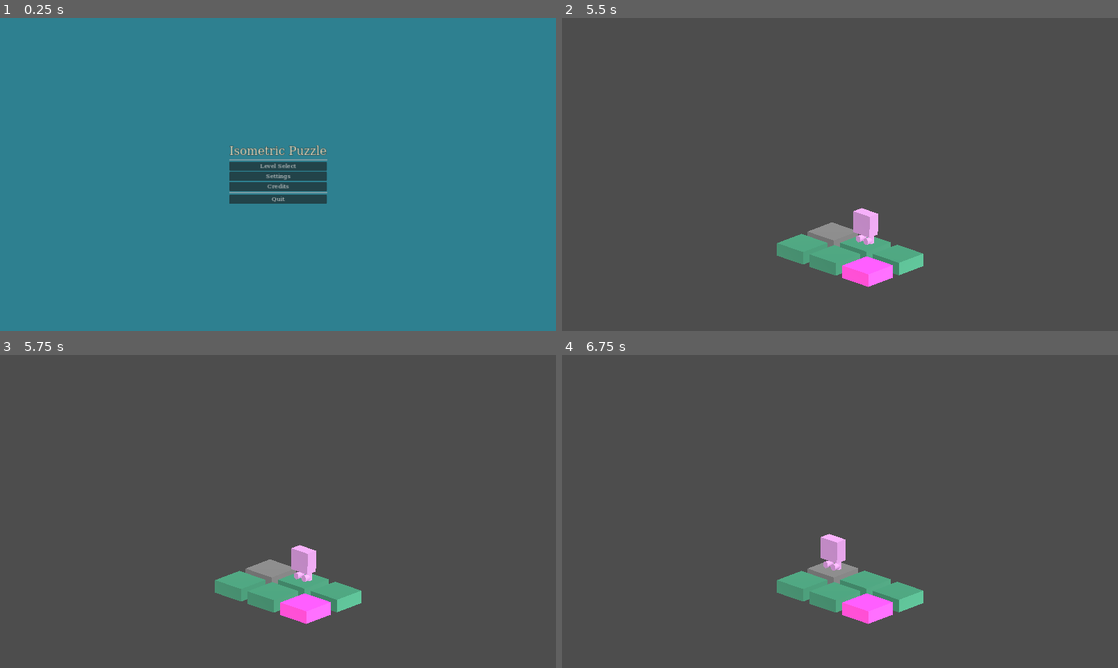
Above: before the commit, frames 1-4 (two rows, left to right).
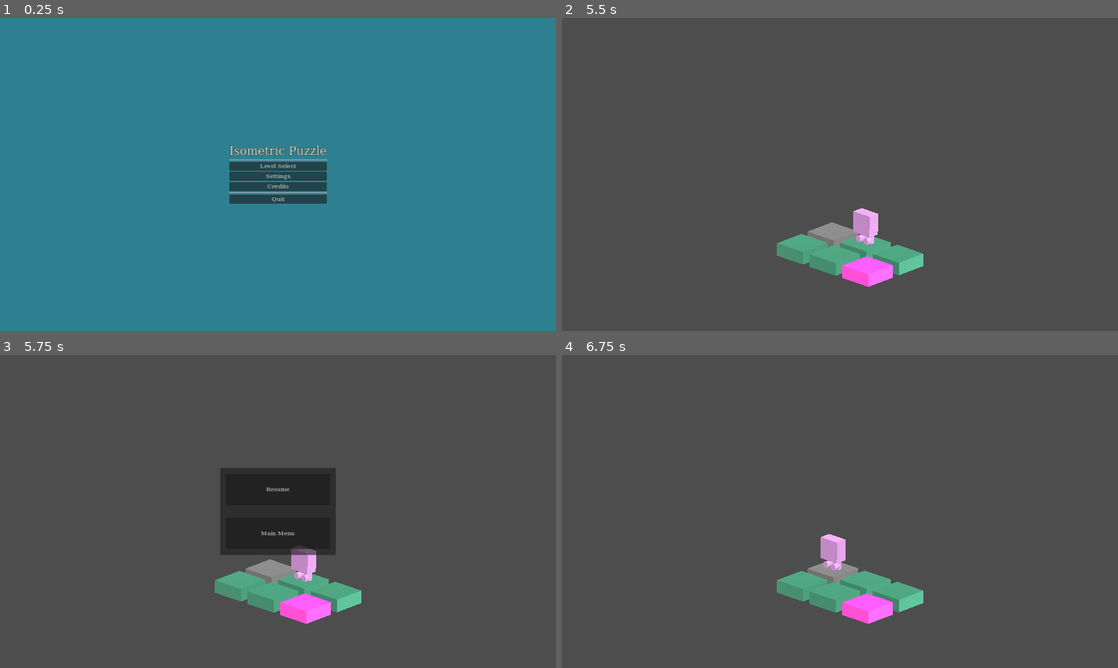
Above: after the commit, the same moments.

Repository: JakeDaSpud/triso
Game: Godot game, scene res://Scenes/Menus/StartMenu.tscn
The game is run twice, just before and just after one commit, with the same random seed, the same clock (stepped at 60 frames per second) and the same inputs.
Inputs (mouse positions are in pixels of both pictures, inside the frame that each line leads up to):
- Up to frame 1 (0.25 s): no input
- Up to frame 2 (5.5 s): click "Level Select" at 0.5 s; click "Play" at 1.25 s; tap Enter (ui_accept) at 2, 2.27, 2.75, 3.02, 3.5, 4.25, 4.52, 5, 5.27 s; move the mouse to (962, 158) at 2.02 s; hold D (Right) 2.03-2.78 s; click (962, 158) at 2.17 s; move the mouse to (728, 190) at 2.77 s; hold S (Down) 2.78-3.53 s; click (728, 190) at 2.92 s; move the mouse to (895, 105) at 3.52 s; hold D (Right) 3.53-4.28 s; click (895, 105) at 3.67 s; move the mouse to (812, 237) at 4.27 s; hold W (Up) 4.28-5.03 s; click (812, 237) at 4.42 s; move the mouse to (1006, 221) at 5.02 s; hold A (Left) from 5.03 s (still down); click (1006, 221) at 5.17 s
- Up to frame 3 (5.75 s): keep holding A (Left); tap Q (Pause, bound only after the commit) at 5.65 s
- Up to frame 4 (6.75 s): release A (Left) at 5.75 s; click (840, 489) at 5.75 s, where only the run after the commit has a clickable "Resume"; tap Enter (ui_accept) at 6.5 s; move the mouse to (673, 464) at 6.52 s; hold A (Left) from 6.53 s (still down); click (673, 464) at 6.67 s

Frames 1-2 are identical in both runs. In frame 3, 5.7% of the frame differs, in the area x 39-61%, y 36-64%; in frame 4, nothing differs.

Commit message:
:sparkles: all audio buses and related work, added GameManager, added working Pause Menu

Diff:
--- a/Scenes/Levels/Dynamic_Level.tscn
+++ b/Scenes/Levels/Dynamic_Level.tscn
@@ -1,6 +1,8 @@
-[gd_scene load_steps=2 format=3 uid="uid://023dl7lti4dx"]
+[gd_scene load_steps=4 format=3 uid="uid://023dl7lti4dx"]
 
 [ext_resource type="Script" path="res://Scripts/level_loader.gd" id="1_opnp5"]
+[ext_resource type="Script" path="res://Scenes/Levels/pause_menu.gd" id="2_8xam4"]
+[ext_resource type="Theme" uid="uid://bwxyf1daqa28p" path="res://Assets/Themes/normal_theme.tres" id="3_ho1sy"]
 
 [node name="Dynamic_Level" type="Node3D"]
 script = ExtResource("1_opnp5")
@@ -13,3 +15,71 @@
 transform = Transform3D(0.73038, -0.25, 0.635646, 0.00623601, 0.933013, 0.359789, -0.683013, -0.258819, 0.683013, 8, 6, 8)
 projection = 1
 size = 14.0
+
+[node name="PauseMenu" type="Control" parent="."]
+process_mode = 3
+visible = false
+layout_mode = 3
+anchors_preset = 8
+anchor_left = 0.5
+anchor_top = 0.5
+anchor_right = 0.5
+anchor_bottom = 0.5
+offset_left = -20.0
+offset_top = -20.0
+offset_right = 20.0
+offset_bottom = 20.0
+grow_horizontal = 2
+grow_vertical = 2
+size_flags_horizontal = 4
+size_flags_vertical = 4
+script = ExtResource("2_8xam4")
+
+[node name="PanelContainer" type="PanelContainer" parent="PauseMenu"]
+custom_minimum_size = Vector2(400, 300)
+layout_mode = 1
+anchors_preset = 8
+anchor_left = 0.5
+anchor_top = 0.5
+anchor_right = 0.5
+anchor_bottom = 0.5
+offset_left = -200.0
+offset_top = -150.0
+offset_right = 200.0
+offset_bottom = 150.0
+grow_horizontal = 2
+grow_vertical = 2
+
+[node name="VBoxContainer" type="VBoxContainer" parent="PauseMenu/PanelContainer"]
+layout_mode = 2
+
+[node name="MarginContainer" type="MarginContainer" parent="PauseMenu/PanelContainer/VBoxContainer"]
+layout_mode = 2
+size_flags_vertical = 3
+theme_override_constants/margin_left = 20
+theme_override_constants/margin_top = 20
+theme_override_constants/margin_right = 20
+theme_override_constants/margin_bottom = 20
+
+[node name="Resume" type="Button" parent="PauseMenu/PanelContainer/VBoxContainer/MarginContainer"]
+layout_mode = 2
+size_flags_vertical = 3
+theme = ExtResource("3_ho1sy")
+text = "Resume"
+
+[node name="MarginContainer2" type="MarginContainer" parent="PauseMenu/PanelContainer/VBoxContainer"]
+layout_mode = 2
+size_flags_vertical = 3
+theme_override_constants/margin_left = 20
+theme_override_constants/margin_top = 20
+theme_override_constants/margin_right = 20
+theme_override_constants/margin_bottom = 20
+
+[node name="LevelSelect" type="Button" parent="PauseMenu/PanelContainer/VBoxContainer/MarginContainer2"]
+layout_mode = 2
+size_flags_vertical = 3
+theme = ExtResource("3_ho1sy")
+text = "Main Menu"
+
+[connection signal="pressed" from="PauseMenu/PanelContainer/VBoxContainer/MarginContainer/Resume" to="PauseMenu" method="resume"]
+[connection signal="pressed" from="PauseMenu/PanelContainer/VBoxContainer/MarginContainer2/LevelSelect" to="PauseMenu" method="main_menu"]
--- /dev/null
+++ b/Scenes/Levels/pause_menu.gd
@@ -0,0 +1,20 @@
+extends Control
+
+func resume():
+	self.hide();
+	get_tree().paused = false;
+
+func pause():
+	get_tree().paused = true;
+	self.show();
+
+func main_menu():
+	get_tree().paused = false;
+	GameManager.go_to_menu();
+
+func _input(InputEvent) -> void:
+	if (Input.is_action_just_pressed("Pause")):
+		if (self.visible):
+			resume();
+		else:
+			pause();
--- a/Scenes/Menus/StartMenu.tscn
+++ b/Scenes/Menus/StartMenu.tscn
@@ -314,9 +314,9 @@
 [node name="Master_Slider" type="HSlider" parent="Settings/HBoxContainer/VBoxContainer/Master"]
 custom_minimum_size = Vector2(400, 0)
 layout_mode = 2
-step = 5.0
-value = 100.0
-rounded = true
+max_value = 1.0
+step = 0.05
+value = 1.0
 
 [node name="Music" type="BoxContainer" parent="Settings/HBoxContainer/VBoxContainer"]
 layout_mode = 2
@@ -334,9 +334,9 @@
 clip_contents = true
 custom_minimum_size = Vector2(400, 0)
 layout_mode = 2
-step = 5.0
-value = 100.0
-rounded = true
+max_value = 1.0
+step = 0.05
+value = 1.0
 
 [node name="SFX" type="BoxContainer" parent="Settings/HBoxContainer/VBoxContainer"]
 layout_mode = 2
@@ -354,9 +354,9 @@
 clip_contents = true
 custom_minimum_size = Vector2(400, 0)
 layout_mode = 2
-step = 5.0
-value = 100.0
-rounded = true
+max_value = 1.0
+step = 0.05
+value = 1.0
 
 [node name="HSeparator2" type="HSeparator" parent="Settings/HBoxContainer/VBoxContainer"]
 layout_mode = 2
@@ -623,12 +623,17 @@
 theme = ExtResource("3_fnmx3")
 text = "Back"
 
+[node name="BG_Music" type="AudioStreamPlayer" parent="."]
+
 [connection signal="pressed" from="Main/HBoxContainer/VBoxContainer/Level_Select_Button" to="." method="open_level_select_menu"]
 [connection signal="pressed" from="Main/HBoxContainer/VBoxContainer/Settings_Button" to="." method="open_settings_menu"]
 [connection signal="pressed" from="Main/HBoxContainer/VBoxContainer/Credits_Button" to="." method="open_credits_menu"]
 [connection signal="pressed" from="Main/HBoxContainer/VBoxContainer/Quit_Button" to="." method="quit"]
 [connection signal="toggled" from="Settings/HBoxContainer/VBoxContainer/Fullscreen/Fullscreen_Check" to="." method="settings_toggle_fullscreen"]
 [connection signal="item_selected" from="Settings/HBoxContainer/VBoxContainer/Resolution/Resolutions_Dropdown" to="." method="settings_set_resolution_and_window_size"]
+[connection signal="mouse_exited" from="Settings/HBoxContainer/VBoxContainer/Master/Master_Slider" to="." method="setting_set_master_volume"]
+[connection signal="mouse_exited" from="Settings/HBoxContainer/VBoxContainer/Music/Music_Slider" to="." method="setting_set_music_volume"]
+[connection signal="mouse_exited" from="Settings/HBoxContainer/VBoxContainer/SFX/SFX_Slider" to="." method="setting_set_sfx_volume"]
 [connection signal="pressed" from="Settings/HBoxContainer/VBoxContainer/Back_Button" to="." method="open_main_menu"]
 [connection signal="pressed" from="LevelSelect/NewLevelSelect/VBoxContainer/Back_Button" to="." method="open_main_menu"]
 [connection signal="pressed" from="Credits/HBoxContainer/VBoxContainer/Back_Button" to="." method="open_main_menu"]
--- a/Scenes/Menus/start_menu.gd
+++ b/Scenes/Menus/start_menu.gd
@@ -6,13 +6,29 @@
 var level_select : Control;
 var credits : Control;
 
+var settings_master_slider : Control;
+var settings_music_slider : Control;
+var settings_sfx_slider : Control;
+
 # Called when the node enters the scene tree for the first time.
 func _ready():
+
 	# Grab all Menus
 	main = $Main;
 	settings = $Settings;
 	level_select = $LevelSelect;
 	credits = $Credits;
+
+	# Grab all Audio Sliders
+	settings_master_slider = $Settings/HBoxContainer/VBoxContainer/Master/Master_Slider;
+	settings_music_slider = $Settings/HBoxContainer/VBoxContainer/Music/Music_Slider;
+	settings_sfx_slider = $Settings/HBoxContainer/VBoxContainer/SFX/SFX_Slider;
+
+	# Set Audio Defaults, grabbing by AudioServer index
+	settings_master_slider.value = db_to_linear(AudioServer.get_bus_volume_db(0));
+	settings_sfx_slider.value = db_to_linear(AudioServer.get_bus_volume_db(1));
+	settings_music_slider.value = db_to_linear(AudioServer.get_bus_volume_db(2));
+
 
 # Called every frame. 'delta' is the elapsed time since the previous frame.
 func _process(_delta):
@@ -80,6 +96,18 @@
 	elif (index == 10):
 		DisplayServer.window_set_size(Vector2i(640, 480));
 
+func setting_set_master_volume() -> void:
+	release_focus();
+	AudioServer.set_bus_volume_db(0, linear_to_db(settings_master_slider.value));
+
+func setting_set_sfx_volume() -> void:
+	release_focus();
+	AudioServer.set_bus_volume_db(1, linear_to_db(settings_sfx_slider.value));
+
+func setting_set_music_volume() -> void:
+	release_focus();
+	AudioServer.set_bus_volume_db(2, linear_to_db(settings_music_slider.value));
+
 # Close game window
 func quit() -> void:
 	get_tree().quit();
--- a/Scripts/level_loader.gd
+++ b/Scripts/level_loader.gd
@@ -224,12 +224,6 @@
 	add_child(_tile);
 
 
-# Called every frame. 'delta' is the elapsed time since the previous frame.
-func _input(delta) -> void:
-	if Input.is_mouse_button_pressed(MOUSE_BUTTON_LEFT):
-		pass;
-		#load_level("res");
-
 # Dramatic pause so the player can see the level get built, might be annoying for bigger levels
 func _wait(duration : float) -> void:
 	if (GameManager.level_waiting):
--- /dev/null
+++ b/default_bus_layout.tres
@@ -0,0 +1,15 @@
+[gd_resource type="AudioBusLayout" format=3 uid="uid://ckqx6csgc707d"]
+
+[resource]
+bus/1/name = &"SFX"
+bus/1/solo = false
+bus/1/mute = false
+bus/1/bypass_fx = false
+bus/1/volume_db = 0.0
+bus/1/send = &"Master"
+bus/2/name = &"Music"
+bus/2/solo = false
+bus/2/mute = false
+bus/2/bypass_fx = false
+bus/2/volume_db = 0.0
+bus/2/send = &"Master"
--- a/project.godot
+++ b/project.godot
@@ -71,10 +71,17 @@
 }
 Deny={
 "deadzone": 0.5,
+"events": [Object(InputEventKey,"resource_local_to_scene":false,"resource_name":"","device":-1,"window_id":0,"alt_pressed":false,"shift_pressed":false,"ctrl_pressed":false,"meta_pressed":false,"pressed":false,"keycode":0,"physical_keycode":4194305,"key_label":0,"unicode":0,"location":0,"echo":false,"script":null)
+, Object(InputEventKey,"resource_local_to_scene":false,"resource_name":"","device":-1,"window_id":0,"alt_pressed":false,"shift_pressed":false,"ctrl_pressed":false,"meta_pressed":false,"pressed":false,"keycode":0,"physical_keycode":4194325,"key_label":0,"unicode":0,"location":0,"echo":false,"script":null)
+, Object(InputEventJoypadButton,"resource_local_to_scene":false,"resource_name":"","device":-1,"button_index":1,"pressure":0.0,"pressed":false,"script":null)
+, Object(InputEventKey,"resource_local_to_scene":false,"resource_name":"","device":-1,"window_id":0,"alt_pressed":false,"shift_pressed":false,"ctrl_pressed":false,"meta_pressed":false,"pressed":false,"keycode":0,"physical_keycode":4194308,"key_label":0,"unicode":0,"location":0,"echo":false,"script":null)
+]
+}
+Pause={
+"deadzone": 0.5,
 "events": [Object(InputEventKey,"resource_local_to_scene":false,"resource_name":"","device":-1,"window_id":0,"alt_press …(192 unchanged characters)…
 , Object(InputEventKey,"resource_local_to_scene":false,"resource_name":"","device":-1,"window_id":0,"alt_pressed":false …(186 unchanged characters)…
-, Object(InputEventKey,"resource_local_to_scene":false,"resource_name":"","device":-1,"window_id":0,"alt_pressed":false,"shift_pressed":false,"ctrl_pressed":false,"meta_pressed":false,"pressed":false,"keycode":0,"physical_keycode":4194325,"key_label":0,"unicode":0,"location":0,"echo":false,"script":null)
-, Object(InputEventJoypadButton,"resource_local_to_scene":false,"resource_name":"","device":-1,"button_index":1,"pressure":0.0,"pressed":false,"script":null)
+, Object(InputEventJoypadButton,"resource_local_to_scene":false,"resource_name":"","device":-1,"button_index":6,"pressure":0.0,"pressed":false,"script":null)
 ]
 }
 
